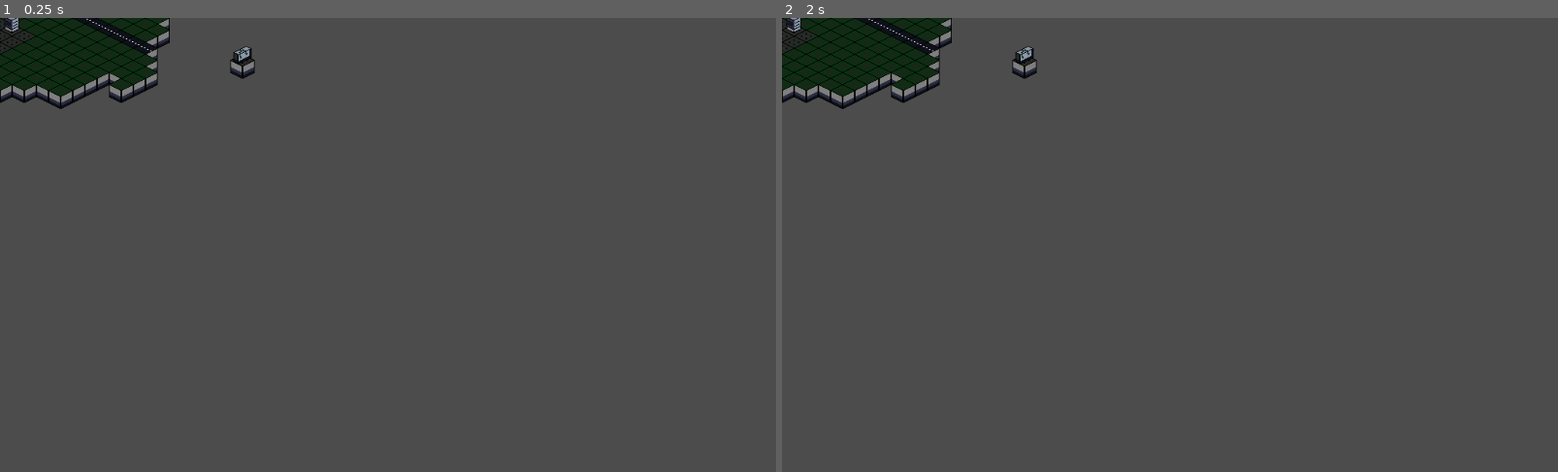
Above: before the commit, frames 1-2 (left to right).
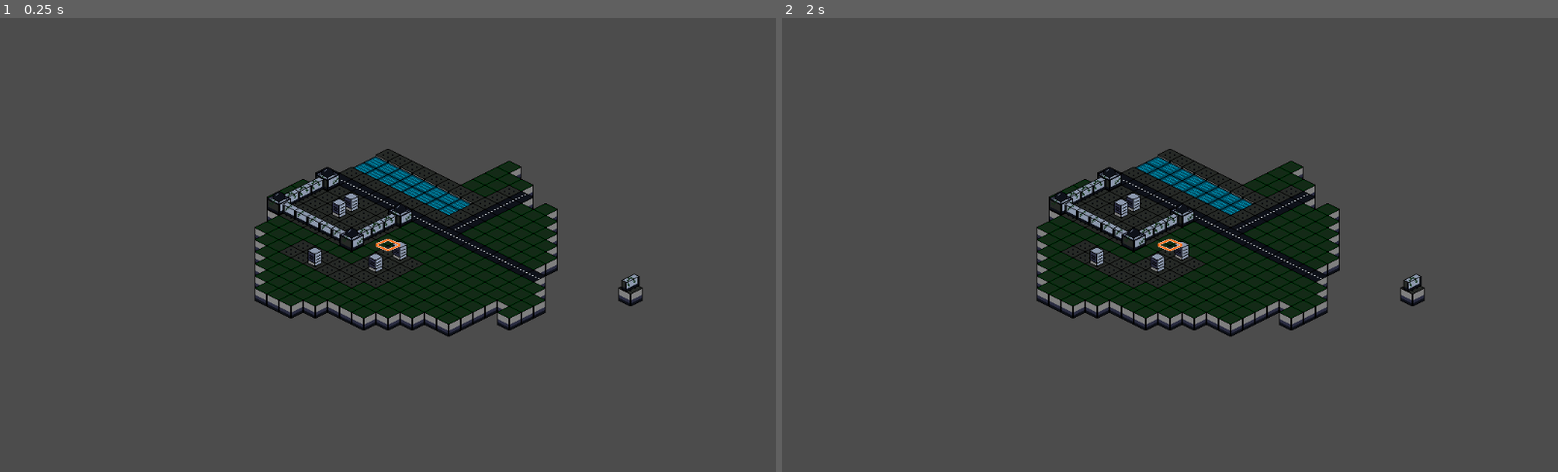
Above: after the commit, the same moments.

Repository: AdithaD/D.E.A.T.H
Game: Godot game, scene res://Scenes/World.tscn
Same seed, same stepped clock (60 frames per second), same inputs: the game is played once before the commit and once after it. This scene is started directly instead of the project's main scene.
Inputs (mouse positions are in pixels of both pictures, inside the frame that each line leads up to):
- Up to frame 1 (0.25 s): no input
- Up to frame 2 (2 s): tap Enter at 0.5 s; move the mouse to (1340, 222) at 0.52 s; move the mouse to (1014, 267) at 1.27 s

The runs differ from the first frame. In frame 1, 16% of the frame differs, in the area x 0-83%, y 0-71%; in frame 2, 16%.

Commit message:
added selector sprite

Diff:
--- /dev/null
+++ b/Scenes/Selector.gd
@@ -0,0 +1,12 @@
+extends Control
+
+
+var player
+
+func _ready():
+
+	pass # Replace with function body.
+
+
+func _process(delta):
+	print(get_global_mouse_position())
--- a/Scenes/Units/Marksman.tscn
+++ b/Scenes/Units/Marksman.tscn
@@ -13,7 +13,7 @@
 "speed": 5.0
 } ]
 
-[node name="Marksman" type="Node2D"]
+[node name="Marksman" type="Node2D" groups=["player_unit"]]
 position = Vector2( 271, 136 )
 script = ExtResource( 1 )
 max_health = 10
--- a/Scenes/World.tscn
+++ b/Scenes/World.tscn
@@ -1,8 +1,10 @@
-[gd_scene load_steps=4 format=2]
+[gd_scene load_steps=6 format=2]
 
 [ext_resource path="res://Scenes/floortiles.tres" type="TileSet" id=1]
 [ext_resource path="res://Scenes/buildings/buildingsss.tres" type="TileSet" id=2]
 [ext_resource path="res://Scenes/FLOOR TILES.gd" type="Script" id=3]
+[ext_resource path="res://Scenes/Selector.gd" type="Script" id=4]
+[ext_resource path="res://Assets/Sprites/selector.png" type="Texture" id=5]
 
 [node name="World" type="Node2D"]
 
@@ -26,3 +28,17 @@
 script = ExtResource( 3 )
 tile_set = ExtResource( 2 )
 texture_offset = Vector2( 0, -32 )
+
+[node name="UserCamera" type="Camera2D" parent="."]
+position = Vector2( 0, -1 )
+current = true
+
+[node name="Control" type="Control" parent="UserCamera"]
+margin_right = 40.0
+margin_bottom = 40.0
+script = ExtResource( 4 )
+
+[node name="Selector" type="Node2D" parent="UserCamera"]
+
+[node name="Sprite" type="Sprite" parent="UserCamera/Selector"]
+texture = ExtResource( 5 )
Binary file added: Assets/Sprites/selector.png
Not shown, added: Assets/Sprites/selector.png.import
